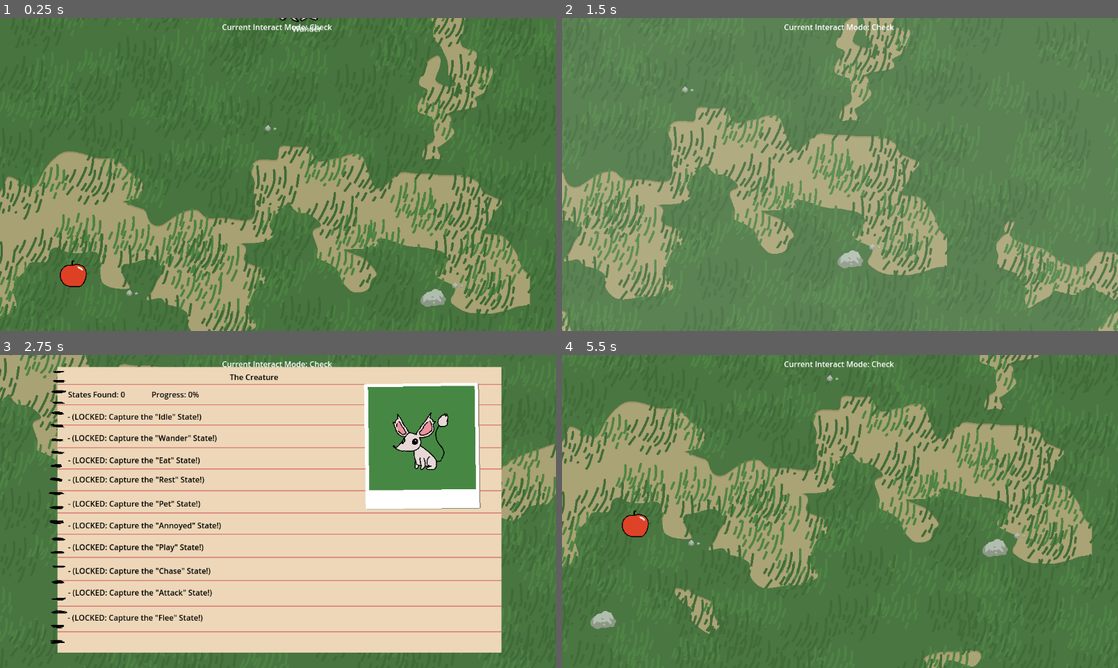
Above: before the commit, frames 1-4 (two rows, left to right).
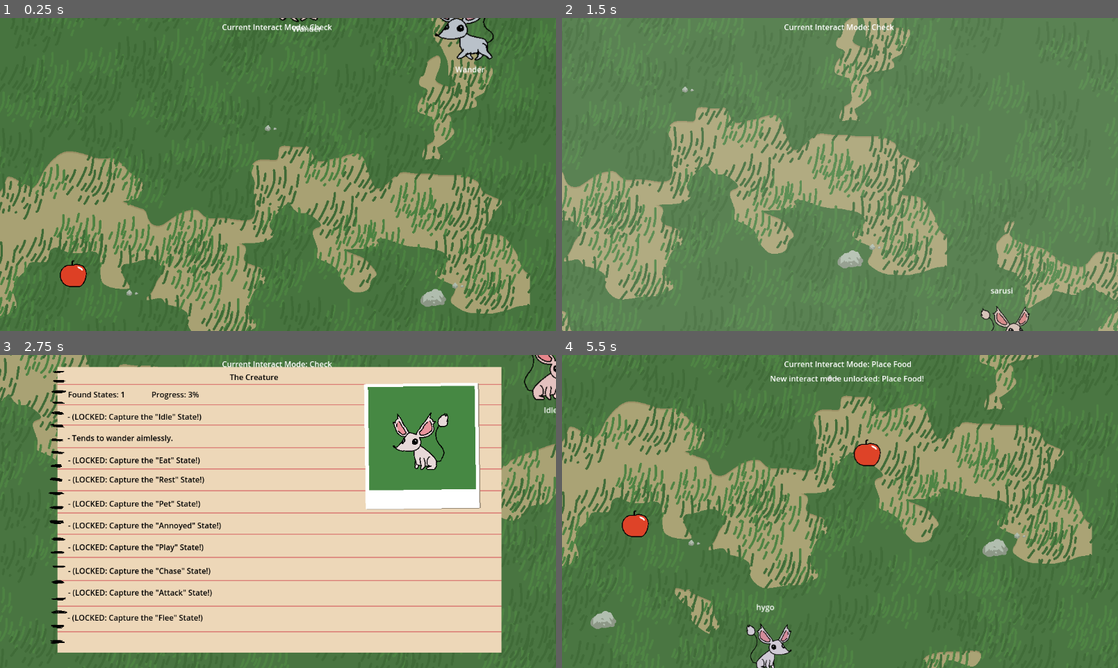
Above: after the commit, the same moments.

Repository: Nathan-Alex-Bremer/game-prototyping-project-3
Game: Godot game, scene res://Scenes/BaseScene.tscn
The game is run twice, just before and just after one commit, with the same random seed, the same clock (stepped at 60 frames per second) and the same inputs.
Inputs (mouse positions are in pixels of both pictures, inside the frame that each line leads up to):
- Up to frame 1 (0.25 s): no input
- Up to frame 2 (1.5 s): move the mouse to (962, 158) at 0.52 s; hold D (move_right) 0.53-1.28 s; tap P (capture_screen) at 0.6 s; click (962, 158) at 0.67 s; move the mouse to (728, 190) at 1.27 s; hold S (move_down) from 1.28 s (still down); tap O (change_action_mode) at 1.35 s
- Up to frame 3 (2.75 s): move the mouse to (333, 442) at 2.02 s; release S (move_down) at 2.03 s; hold D (move_right) from 2.03 s (still down); tap J (open_journal) at 2.1 s
- Up to frame 4 (5.5 s): move the mouse to (812, 574) at 2.77 s; release D (move_right) at 2.78 s; hold W (move_up) 2.78-3.53 s; click (812, 574) at 2.85 s; move the mouse to (1006, 558) at 3.52 s; hold A (move_left) 3.53-5.03 s; tap P (capture_screen) at 3.6 s; move the mouse to (673, 464) at 4.27 s; tap O (change_action_mode) at 4.35 s; move the mouse to (867, 511) at 5.02 s; hold S (move_down) from 5.03 s (still down); tap J (open_journal) at 5.1 s; click (867, 511) at 5.17 s

The runs differ from the first frame. In frame 1, 0.8% of the frame differs, in the area x 78-89%, y 0-18%; in frame 2, 0.4%; in frame 3, 0.9%; in frame 4, 1.2%, in the area x 33-65%, y 2-100%.

Commit message:
Re-added Move to Friend and Play states.

Diff:
--- a/game-prototyping-project-3/Scenes/Creature.tscn
+++ b/game-prototyping-project-3/Scenes/Creature.tscn
@@ -11,6 +11,8 @@
 [ext_resource type="PackedScene" uid="uid://frgo5lnktw7u" path="res://Scenes/StateMachine/States/SM_Creature_Rest.tscn" id="9_qlir5"]
 [ext_resource type="PackedScene" uid="uid://bi4krik5ule5f" path="res://Scenes/StateMachine/States/SM_Creature_Pet.tscn" id="10_n0caa"]
 [ext_resource type="PackedScene" uid="uid://qj1baxolia6c" path="res://Scenes/StateMachine/States/SM_Creature_Poke.tscn" id="11_5wa2p"]
+[ext_resource type="PackedScene" uid="uid://c4mvwoqvdhwpv" path="res://Scenes/StateMachine/States/SM_Creature_MoveToFriend.tscn" id="12_61f0t"]
+[ext_resource type="PackedScene" uid="uid://f7nv2dvtdviy" path="res://Scenes/StateMachine/States/SM_Creature_Play.tscn" id="13_6e6ep"]
 
 [sub_resource type="RectangleShape2D" id="RectangleShape2D_s16ri"]
 size = Vector2(64, 64)
@@ -84,6 +86,14 @@
 blackboard = NodePath("../Blackboard")
 owning_creature = NodePath("../..")
 
+[node name="CreatureStateMoveToFriend" parent="StateMachine" node_paths=PackedStringArray("blackboard", "owning_creature") instance=ExtResource("12_61f0t")]
+blackboard = NodePath("../Blackboard")
+owning_creature = NodePath("../..")
+
+[node name="CreatureStatePlay" parent="StateMachine" node_paths=PackedStringArray("blackboard", "owning_creature") instance=ExtResource("13_6e6ep")]
+blackboard = NodePath("../Blackboard")
+owning_creature = NodePath("../..")
+
 [node name="StateLabel" type="Label" parent="."]
 offset_left = -79.0
 offset_top = 73.0
--- /dev/null
+++ b/game-prototyping-project-3/Scenes/StateMachine/States/SM_Creature_MoveToFriend.tscn
@@ -0,0 +1,101 @@
+[gd_scene load_steps=13 format=3 uid="uid://c4mvwoqvdhwpv"]
+
+[ext_resource type="Script" uid="uid://bt2r56m3ykt2w" path="res://Scripts/StateMachine/sm_state.gd" id="1_gjalq"]
+[ext_resource type="Texture2D" uid="uid://bhy3deva1fdd1" path="res://Art/CreatureStates/CreatureWalk.png" id="2_dcnnp"]
+[ext_resource type="Script" uid="uid://dq3xm51g267od" path="res://Scripts/StateMachine/Actions/a_change_food_delta.gd" id="4_m7y6c"]
+[ext_resource type="Script" uid="uid://c544yfe00a2d1" path="res://Scripts/StateMachine/Actions/a_change_feisty_delta.gd" id="5_6h4ku"]
+[ext_resource type="Script" uid="uid://cbfb1foxoxepf" path="res://Scripts/StateMachine/Actions/a_change_tired_delta.gd" id="6_762j6"]
+[ext_resource type="Script" uid="uid://ot7mnjg113x6" path="res://Scripts/StateMachine/Actions/a_move_toward_target.gd" id="7_hwq6q"]
+[ext_resource type="Script" uid="uid://cmse6ha62ltgm" path="res://Scripts/StateMachine/sm_transition.gd" id="8_p23ub"]
+[ext_resource type="Script" uid="uid://cwlu3vuffqker" path="res://Scripts/StateMachine/Conditions/c_is_pet.gd" id="9_jaa4r"]
+[ext_resource type="Script" uid="uid://bs4mi7jrtrlhv" path="res://Scripts/StateMachine/Conditions/c_is_poked.gd" id="10_djg1f"]
+[ext_resource type="Script" uid="uid://b58hvb6gow88r" path="res://Scripts/StateMachine/Conditions/c_no_target.gd" id="11_irsmv"]
+[ext_resource type="Script" uid="uid://wtbvohgc37nl" path="res://Scripts/StateMachine/Actions/a_set_target_null.gd" id="12_6hmej"]
+[ext_resource type="Script" uid="uid://bo8kyxhhrffj7" path="res://Scripts/StateMachine/Conditions/c_target_within_distance.gd" id="13_rdwqw"]
+
+[node name="SM_Creature_MoveToFriend" type="Node" node_paths=PackedStringArray("update_actions", "physics_update_actions", "transitions")]
+script = ExtResource("1_gjalq")
+simple_name = &"Move To Friend"
+sprite = ExtResource("2_dcnnp")
+update_actions = [NodePath("UpdateActions/AChangeFoodDelta"), NodePath("UpdateActions/AChangeFeistyDelta"), NodePath("UpdateActions/AChangeTiredDelta")]
+physics_update_actions = [NodePath("PhysicsUpdateActions/AMoveTowardTarget")]
+transitions = [NodePath("Transitions/TransitionToPet"), NodePath("Transitions/TransitionToPoke"), NodePath("Transitions/TransitionToIdle"), NodePath("Transitions/TransitionToPlay")]
+metadata/_custom_type_script = "uid://bbs64dssq5ibp"
+
+[node name="EnterActions" type="Node" parent="."]
+
+[node name="ExitActions" type="Node" parent="."]
+
+[node name="UpdateActions" type="Node" parent="."]
+
+[node name="AChangeFoodDelta" type="Node" parent="UpdateActions"]
+script = ExtResource("4_m7y6c")
+amount = -1.0
+scalable = true
+metadata/_custom_type_script = "uid://dq3xm51g267od"
+
+[node name="AChangeFeistyDelta" type="Node" parent="UpdateActions"]
+script = ExtResource("5_6h4ku")
+amount = 0.48
+scalable = true
+metadata/_custom_type_script = "uid://c544yfe00a2d1"
+
+[node name="AChangeTiredDelta" type="Node" parent="UpdateActions"]
+script = ExtResource("6_762j6")
+amount = 0.21
+scalable = true
+metadata/_custom_type_script = "uid://cbfb1foxoxepf"
+
+[node name="PhysicsUpdateActions" type="Node" parent="."]
+
+[node name="AMoveTowardTarget" type="Node" parent="PhysicsUpdateActions"]
+script = ExtResource("7_hwq6q")
+metadata/_custom_type_script = "uid://ot7mnjg113x6"
+
+[node name="Transitions" type="Node" parent="."]
+
+[node name="TransitionToPet" type="Node" parent="Transitions" node_paths=PackedStringArray("conditions")]
+script = ExtResource("8_p23ub")
+conditions = [NodePath("CIsPet")]
+next_state = &"creaturestatepet"
+metadata/_custom_type_script = "uid://cmse6ha62ltgm"
+
+[node name="CIsPet" type="Node" parent="Transitions/TransitionToPet"]
+script = ExtResource("9_jaa4r")
+metadata/_custom_type_script = "uid://cwlu3vuffqker"
+
+[node name="TransitionToPoke" type="Node" parent="Transitions" node_paths=PackedStringArray("conditions")]
+script = ExtResource("8_p23ub")
+conditions = [NodePath("CIsPoked")]
+next_state = &"creaturestatepoke"
+metadata/_custom_type_script = "uid://cmse6ha62ltgm"
+
+[node name="CIsPoked" type="Node" parent="Transitions/TransitionToPoke"]
+script = ExtResource("10_djg1f")
+metadata/_custom_type_script = "uid://bs4mi7jrtrlhv"
+
+[node name="TransitionToIdle" type="Node" parent="Transitions" node_paths=PackedStringArray("conditions", "actions")]
+script = ExtResource("8_p23ub")
+conditions = [NodePath("CNoTarget")]
+actions = [NodePath("ASetTargetNull")]
+next_state = &"creaturestatewander"
+metadata/_custom_type_script = "uid://cmse6ha62ltgm"
+
+[node name="CNoTarget" type="Node" parent="Transitions/TransitionToIdle"]
+script = ExtResource("11_irsmv")
+metadata/_custom_type_script = "uid://b58hvb6gow88r"
+
+[node name="ASetTargetNull" type="Node" parent="Transitions/TransitionToIdle"]
+script = ExtResource("12_6hmej")
+metadata/_custom_type_script = "uid://wtbvohgc37nl"
+
+[node name="TransitionToPlay" type="Node" parent="Transitions" node_paths=PackedStringArray("conditions")]
+script = ExtResource("8_p23ub")
+conditions = [NodePath("CTargetWithinDistance")]
+next_state = &"creaturestateplay"
+metadata/_custom_type_script = "uid://cmse6ha62ltgm"
+
+[node name="CTargetWithinDistance" type="Node" parent="Transitions/TransitionToPlay"]
+script = ExtResource("13_rdwqw")
+distance = 250.0
+metadata/_custom_type_script = "uid://bo8kyxhhrffj7"
--- /dev/null
+++ b/game-prototyping-project-3/Scenes/StateMachine/States/SM_Creature_Play.tscn
@@ -0,0 +1,107 @@
+[gd_scene load_steps=15 format=3 uid="uid://f7nv2dvtdviy"]
+
+[ext_resource type="Script" uid="uid://bt2r56m3ykt2w" path="res://Scripts/StateMachine/sm_state.gd" id="1_20blt"]
+[ext_resource type="Texture2D" uid="uid://d0na203sn5h1p" path="res://Art/CreatureStates/CreaturePlay.png" id="2_20blt"]
+[ext_resource type="Script" uid="uid://3hvifjdriy5q" path="res://Scripts/StateMachine/Actions/a_set_wait_time.gd" id="3_ax8ji"]
+[ext_resource type="Script" uid="uid://doudrgrfo8a6k" path="res://Scripts/StateMachine/Actions/a_change_feisty.gd" id="4_tanyi"]
+[ext_resource type="Script" uid="uid://csf0oi2tevhan" path="res://Scripts/StateMachine/Actions/a_set_wants_to_play.gd" id="6_4akna"]
+[ext_resource type="Script" uid="uid://dq3xm51g267od" path="res://Scripts/StateMachine/Actions/a_change_food_delta.gd" id="6_ruf2q"]
+[ext_resource type="Script" uid="uid://c544yfe00a2d1" path="res://Scripts/StateMachine/Actions/a_change_feisty_delta.gd" id="7_2byc7"]
+[ext_resource type="Script" uid="uid://cbfb1foxoxepf" path="res://Scripts/StateMachine/Actions/a_change_tired_delta.gd" id="8_h1yal"]
+[ext_resource type="Script" uid="uid://ckuqr2gv4efpk" path="res://Scripts/StateMachine/Actions/a_reduce_wait_time.gd" id="9_8ftfr"]
+[ext_resource type="Script" uid="uid://cnqboljrughfj" path="res://Scripts/StateMachine/Actions/a_velocity_zero.gd" id="10_6l1bw"]
+[ext_resource type="Script" uid="uid://cmse6ha62ltgm" path="res://Scripts/StateMachine/sm_transition.gd" id="11_12t8d"]
+[ext_resource type="Script" uid="uid://cwlu3vuffqker" path="res://Scripts/StateMachine/Conditions/c_is_pet.gd" id="12_tanyi"]
+[ext_resource type="Script" uid="uid://b3sg64keruhqm" path="res://Scripts/StateMachine/Conditions/c_wait_time_zero.gd" id="12_ved05"]
+[ext_resource type="Script" uid="uid://bs4mi7jrtrlhv" path="res://Scripts/StateMachine/Conditions/c_is_poked.gd" id="13_ruf2q"]
+
+[node name="SM_Creature_Play" type="Node" node_paths=PackedStringArray("enter_actions", "exit_actions", "update_actions", "physics_update_actions", "transitions")]
+script = ExtResource("1_20blt")
+simple_name = &"Play"
+sprite = ExtResource("2_20blt")
+enter_actions = [NodePath("EnterActions/ASetWaitTime"), NodePath("EnterActions/AChangeFeisty")]
+exit_actions = [NodePath("ExitActions/ASetWantsToPlay")]
+update_actions = [NodePath("UpdateActions/AChangeFoodDelta"), NodePath("UpdateActions/AChangeFeistyDelta"), NodePath("UpdateActions/AChangeTiredDelta"), NodePath("UpdateActions/AReduceWaitTime")]
+physics_update_actions = [NodePath("PhysicsUpdateActions/AVelocityZero")]
+transitions = [NodePath("Transitions/TransitionToPet"), NodePath("Transitions/TransitionToPoke"), NodePath("Transitions/TransitionToWander")]
+metadata/_custom_type_script = "uid://bbs64dssq5ibp"
+
+[node name="EnterActions" type="Node" parent="."]
+
+[node name="ASetWaitTime" type="Node" parent="EnterActions"]
+script = ExtResource("3_ax8ji")
+time_to_wait = 2.0
+metadata/_custom_type_script = "uid://3hvifjdriy5q"
+
+[node name="AChangeFeisty" type="Node" parent="EnterActions"]
+script = ExtResource("4_tanyi")
+amount = -30.0
+metadata/_custom_type_script = "uid://doudrgrfo8a6k"
+
+[node name="ExitActions" type="Node" parent="."]
+
+[node name="ASetWantsToPlay" type="Node" parent="ExitActions"]
+script = ExtResource("6_4akna")
+val = false
+metadata/_custom_type_script = "uid://csf0oi2tevhan"
+
+[node name="UpdateActions" type="Node" parent="."]
+
+[node name="AChangeFoodDelta" type="Node" parent="UpdateActions"]
+script = ExtResource("6_ruf2q")
+amount = -1.0
+metadata/_custom_type_script = "uid://dq3xm51g267od"
+
+[node name="AChangeFeistyDelta" type="Node" parent="UpdateActions"]
+script = ExtResource("7_2byc7")
+amount = 0.48
+scalable = true
+metadata/_custom_type_script = "uid://c544yfe00a2d1"
+
+[node name="AChangeTiredDelta" type="Node" parent="UpdateActions"]
+script = ExtResource("8_h1yal")
+amount = 0.21
+scalable = true
+metadata/_custom_type_script = "uid://cbfb1foxoxepf"
+
+[node name="AReduceWaitTime" type="Node" parent="UpdateActions"]
+script = ExtResource("9_8ftfr")
+metadata/_custom_type_script = "uid://ckuqr2gv4efpk"
+
+[node name="PhysicsUpdateActions" type="Node" parent="."]
+
+[node name="AVelocityZero" type="Node" parent="PhysicsUpdateActions"]
+script = ExtResource("10_6l1bw")
+metadata/_custom_type_script = "uid://cnqboljrughfj"
+
+[node name="Transitions" type="Node" parent="."]
+
+[node name="TransitionToPet" type="Node" parent="Transitions" node_paths=PackedStringArray("conditions")]
+script = ExtResource("11_12t8d")
+conditions = [NodePath("CIsPet")]
+next_state = &"creaturestatepet"
+metadata/_custom_type_script = "uid://cmse6ha62ltgm"
+
+[node name="CIsPet" type="Node" parent="Transitions/TransitionToPet"]
+script = ExtResource("12_tanyi")
+metadata/_custom_type_script = "uid://cwlu3vuffqker"
+
+[node name="TransitionToPoke" type="Node" parent="Transitions" node_paths=PackedStringArray("conditions")]
+script = ExtResource("11_12t8d")
+conditions = [NodePath("CIsPoked")]
+next_state = &"creaturestatepoke"
+metadata/_custom_type_script = "uid://cmse6ha62ltgm"
+
+[node name="CIsPoked" type="Node" parent="Transitions/TransitionToPoke"]
+script = ExtResource("13_ruf2q")
+metadata/_custom_type_script = "uid://bs4mi7jrtrlhv"
+
+[node name="TransitionToWander" type="Node" parent="Transitions" node_paths=PackedStringArray("conditions")]
+script = ExtResource("11_12t8d")
+conditions = [NodePath("CWaitTimeZero")]
+next_state = &"creaturestatewander"
+metadata/_custom_type_script = "uid://cmse6ha62ltgm"
+
+[node name="CWaitTimeZero" type="Node" parent="Transitions/TransitionToWander"]
+script = ExtResource("12_ved05")
+metadata/_custom_type_script = "uid://b3sg64keruhqm"
--- a/game-prototyping-project-3/Scenes/StateMachine/States/SM_Creature_Wander.tscn
+++ b/game-prototyping-project-3/Scenes/StateMachine/States/SM_Creature_Wander.tscn
@@ -16,8 +16,10 @@
 [ext_resource type="Script" uid="uid://bs4mi7jrtrlhv" path="res://Scripts/StateMachine/Conditions/c_is_poked.gd" id="13_cb6vi"]
 [ext_resource type="Script" uid="uid://dcvi4361rf8t4" path="res://Scripts/StateMachine/Conditions/c_food_greaterthan.gd" id="13_e5g5y"]
 [ext_resource type="Script" uid="uid://b4bqfg4e2sx4l" path="res://Scripts/StateMachine/Conditions/c_feisty_lessthan.gd" id="14_oe2us"]
+[ext_resource type="Script" uid="uid://b3bleaguabu3c" path="res://Scripts/StateMachine/Conditions/c_found_friend.gd" id="15_an7wp"]
 [ext_resource type="Script" uid="uid://cu0y8uu17g6b0" path="res://Scripts/StateMachine/Conditions/c_food_lessthan.gd" id="15_dmfwr"]
 [ext_resource type="Script" uid="uid://b2ckkfhqqqb8o" path="res://Scripts/StateMachine/Conditions/c_found_food.gd" id="16_k2eo0"]
+[ext_resource type="Script" uid="uid://up7tgfc8fa8" path="res://Scripts/StateMachine/Actions/a_set_target_friend.gd" id="16_qgjcy"]
 [ext_resource type="Script" uid="uid://10lcrv8dx721" path="res://Scripts/StateMachine/Actions/a_set_target_food.gd" id="17_y436y"]
 [ext_resource type="Script" uid="uid://bbyxbf84ncqh6" path="res://Scripts/StateMachine/Conditions/c_tired_greaterthan.gd" id="18_k2eo0"]
 
@@ -27,7 +29,7 @@
 sprite = ExtResource("2_47mlt")
 enter_actions = [NodePath("EnterActions/ASetWaitTimeRandom"), NodePath("EnterActions/AMoveRandomDirection"), NodePath("EnterActions/ACalcWantsToPlay"), NodePath("EnterActions/ASetTargetNull")]
 update_actions = [NodePath("UpdateActions/AChangeFoodDelta"), NodePath("UpdateActions/AChangeFeistyDelta"), NodePath("UpdateActions/AChangeTiredDelta"), NodePath("UpdateActions/AReduceWaitTime")]
-transitions = [NodePath("Transitions/TransitionToPet"), NodePath("Transitions/TransitionToPoke"), NodePath("Transitions/TransitionToIdle"), NodePath("Transitions/Transition …(101 unchanged characters)…
+transitions = [NodePath("Transitions/TransitionToPet"), NodePath("Transitions/TransitionToPoke"), NodePath("Transitions/TransitionToMoveToFriend"), NodePath("Transitions/TransitionToIdle"), NodePath("Transitions/Transition …(101 unchanged characters)…
 metadata/_custom_type_script = "uid://bt2r56m3ykt2w"
 
 [node name="EnterActions" type="Node" parent="."]
@@ -62,7 +64,7 @@
 
 [node name="AChangeFeistyDelta" type="Node" parent="UpdateActions"]
 script = ExtResource("8_cb6vi")
-amount = 0.48
+amount = 3.0
 scalable = true
 metadata/_custom_type_script = "uid://c544yfe00a2d1"
 
@@ -99,6 +101,25 @@
 [node name="CIsPoked" type="Node" parent="Transitions/TransitionToPoke"]
 script = ExtResource("13_cb6vi")
 metadata/_custom_type_script = "uid://bs4mi7jrtrlhv"
+
+[node name="TransitionToMoveToFriend" type="Node" parent="Transitions" node_paths=PackedStringArray("conditions", "actions")]
+script = ExtResource("11_1m2yd")
+conditions = [NodePath("CWaitTimeZero"), NodePath("CFoundFriend")]
+actions = [NodePath("ASetTargetFriend")]
+next_state = &"creaturestatemovetofriend"
+metadata/_custom_type_script = "uid://cmse6ha62ltgm"
+
+[node name="CWaitTimeZero" type="Node" parent="Transitions/TransitionToMoveToFriend"]
+script = ExtResource("12_mnxot")
+metadata/_custom_type_script = "uid://b3sg64keruhqm"
+
+[node name="CFoundFriend" type="Node" parent="Transitions/TransitionToMoveToFriend"]
+script = ExtResource("15_an7wp")
+metadata/_custom_type_script = "uid://b3bleaguabu3c"
+
+[node name="ASetTargetFriend" type="Node" parent="Transitions/TransitionToMoveToFriend"]
+script = ExtResource("16_qgjcy")
+metadata/_custom_type_script = "uid://up7tgfc8fa8"
 
 [node name="TransitionToIdle" type="Node" parent="Transitions" node_paths=PackedStringArray("conditions")]
 script = ExtResource("11_1m2yd")
--- a/game-prototyping-project-3/Scripts/game_state.gd
+++ b/game-prototyping-project-3/Scripts/game_state.gd
@@ -1,8 +1,8 @@
 extends Node2D
 
 # Creatures
-var num_existing_creatures = 1
-@export var max_creatures: int = 1
+var num_existing_creatures = 5
+@export var max_creatures: int = 5
 @export var creature_scene: PackedScene
 
 
Not shown: 1 places in game-prototyping-project-3/Scenes/Creature.tscn that only renumber resources
Not shown: 1 places in game-prototyping-project-3/Scenes/StateMachine/States/SM_Creature_Wander.tscn that only renumber resources
